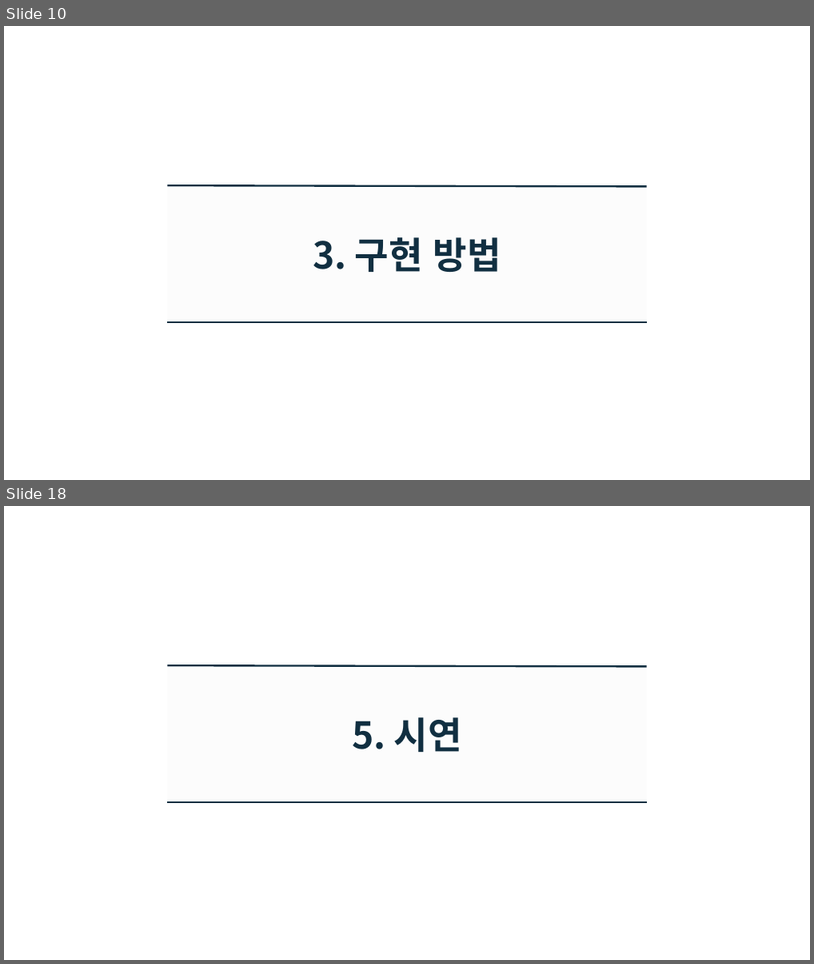
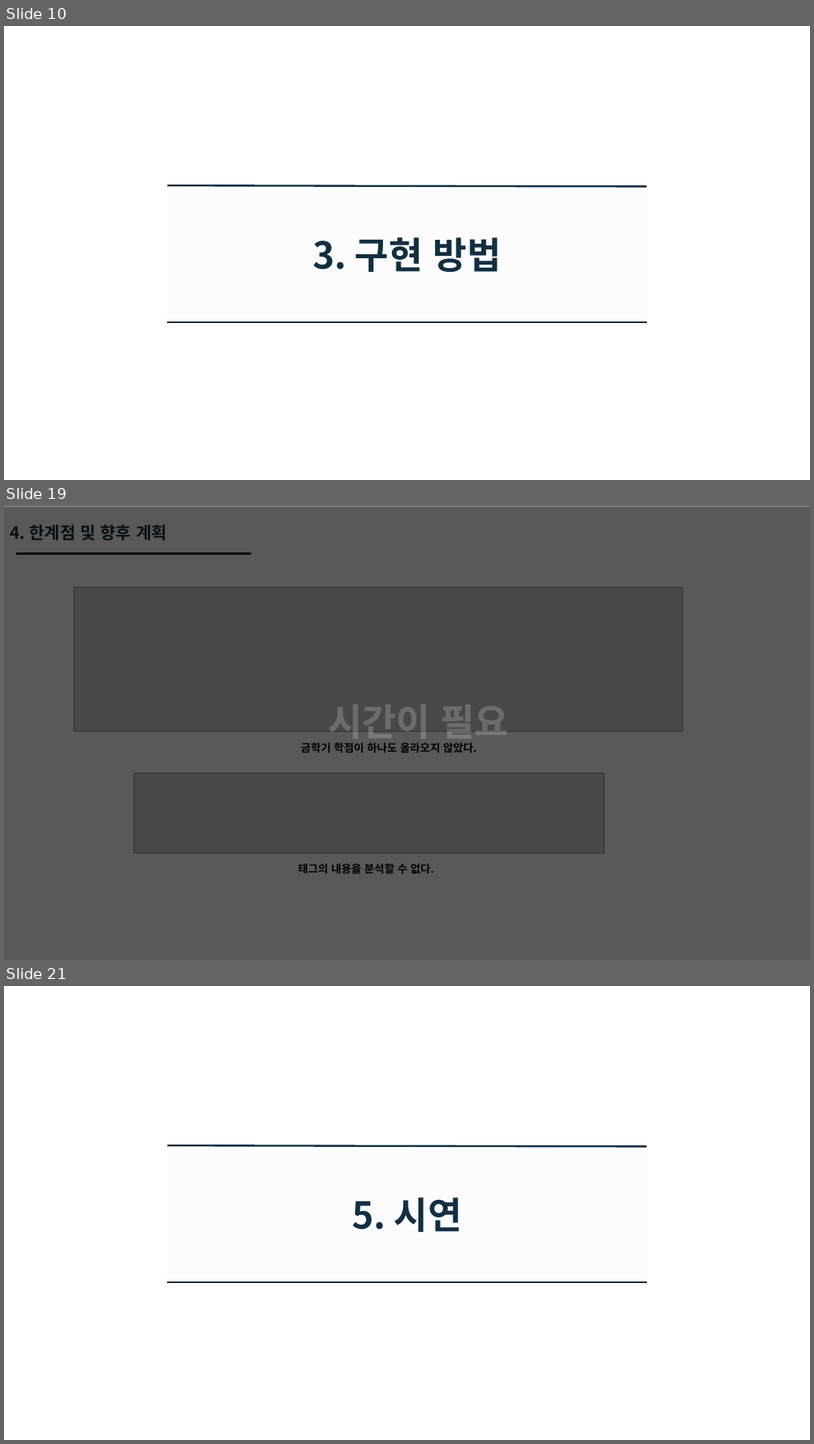
Before and after one commit to GyuhoLee/MPP, a slide deck: doc/모바일프로그래밍 발표.pptx. Shown one above the other, each under a label of ours: slides 10 and 18 before the commit, slides 10, 19 and 21 after it; the slides between them are not shown. The pictures are 814x964 and 814x1444 pixels, drawn with LibreOffice and Linux fonts; fonts in the diff are those of the drawing; grey boxes stand for pictures; background and template pictures are left out. Boxes give left, top, right and bottom in pixels: in the first picture for what was removed or moved away, otherwise in the second. Text is boxed around its words. In the diff, an @@ line names an element or a change of style, - is before the commit and + after.

```diff
--- a/doc/모바일프로그래밍 발표.pptx
+++ b/doc/모바일프로그래밍 발표.pptx
@@ slide 19 added at (x1=4, y1=506, x2=810, y2=960), background #FFFFFF @@
@@ rectangle added at (x1=4, y1=506, x2=810, y2=960), fill #000000 at 65% opacity @@
@@ text added at (x1=10, y1=524, x2=167, y2=540), 20 pt, text #112F41, bold @@
+4. 한계점 및 향후 계획
@@ line added from (16, 554) to (251, 554), #112F41 2.25 pt @@
@@ picture added at (x1=74, y1=588, x2=682, y2=732) @@
@@ text added at (x1=301, y1=742, x2=477, y2=752), 13 pt, text #000000, bold @@
+금학기 학점이 하나도 올라오지 않았다.
@@ text added at (x1=328, y1=731, x2=509, y2=744), 44 pt, text #FFFFFF, bold @@
+시간이 필요
@@ picture added at (x1=134, y1=772, x2=605, y2=852) @@
@@ text added at (x1=298, y1=863, x2=434, y2=873), 13 pt, text #000000, bold @@
+태그의 내용을 분석할 수 없다.
@@ what was slide 18 is now slide 21 @@
```
Also in this commit, not shown: 3 slides changed, 8 other slides added, 7 slides removed.
